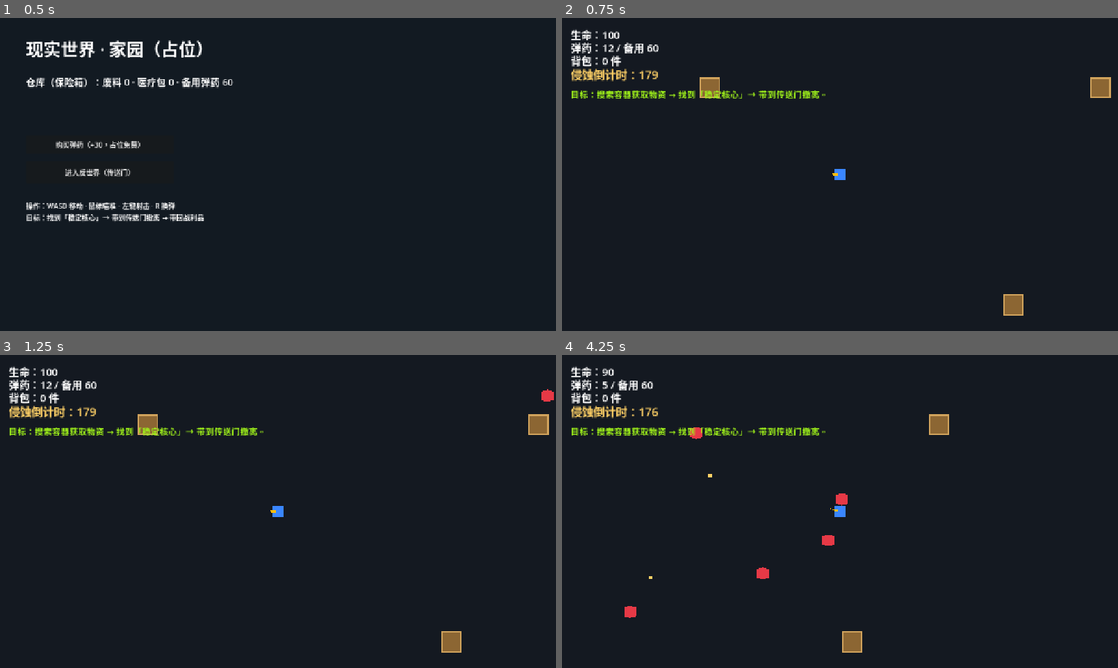
Above: before the commit, frames 1-4 (two rows, left to right).
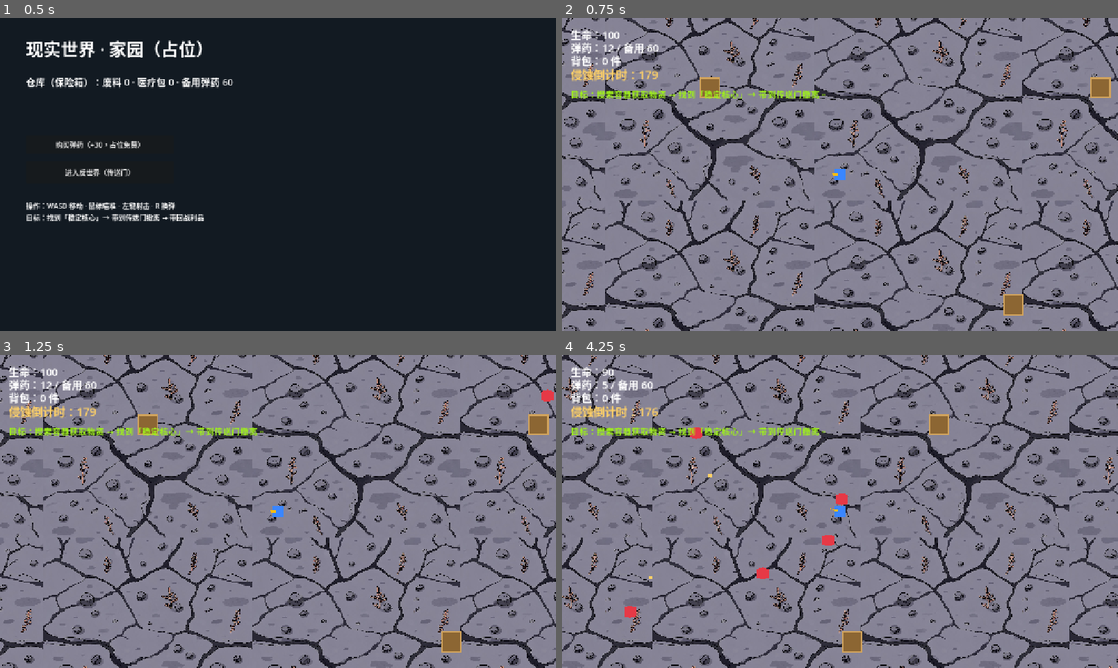
Above: after the commit, the same moments.

Repository: zjc-ccc/portal-gate
Game: Godot game, scene res://scenes/home.tscn
Same seed, same stepped clock (60 frames per second), same inputs: the game is played once before the commit and once after it.
Inputs (mouse positions are in pixels of both pictures, inside the frame that each line leads up to):
- Up to frame 1 (0.5 s): no input
- Up to frame 2 (0.75 s): click "进入反世界（传送门）" at 0.5 s
- Up to frame 3 (1.25 s): no input
- Up to frame 4 (4.25 s): tap Enter at 1.25 s; move the mouse to (962, 495) at 1.27 s; hold D 1.28-2 s; tap F at 1.35, 2.85 s; click (962, 495) at 1.42 s; drag from (728, 527) to (1023, 480) at 2.02 s; move the mouse to (895, 442) at 2.77 s; hold D 2.78-3.5 s; drag from (812, 574) to (673, 464) at 3.52 s

Frame 1 is identical in both runs. In frame 2, 91% of the frame differs, in the area x 0-100%, y 0-100%; in frame 3, 91%; in frame 4, 91%.

Commit message:
添加 AntiWorld 地面贴图素材，调整 extraction 逻辑

Diff:
--- a/scripts/extraction.gd
+++ b/scripts/extraction.gd
@@ -34,13 +34,13 @@
 	msg_label.text = "目标：搜索容器获取物资 → 找到「稳定核心」→ 带到传送门撤离。"
 
 
+const WORLD_HALF_W := 1500.0   # 地图半宽（世界单位）
+const WORLD_HALF_H := 900.0    # 地图半高
+const GROUND_TILE := 480.0     # 每块地面贴图显示尺寸
+
+
 func _build_world() -> void:
-	var bg := Polygon2D.new()
-	bg.polygon = PackedVector2Array([
-		Vector2(-1500, -900), Vector2(1500, -900), Vector2(1500, 900), Vector2(-1500, 900)])
-	bg.color = Color(0.08, 0.10, 0.13)
-	bg.z_index = -10
-	add_child(bg)
+	_build_ground()
 
 	player = Player.new()
 	player.position = Vector2.ZERO
@@ -54,6 +54,24 @@
 	artifact = ExtractItem.new()
 	artifact.position = Vector2(-700, -400)
 	add_child(artifact)
+
+
+func _build_ground() -> void:
+	# 用一张可平铺的地面贴图，铺满整张地图。简单、可复用，方便以后换素材。
+	var tex := load("res://assets/antiworld_ground_tile.jpg") as Texture2D
+	if tex == null:
+		return
+	var g := Sprite2D.new()
+	g.texture = tex
+	g.centered = false           # 从左上角开始铺
+	g.z_index = -10
+	g.texture_repeat = CanvasItem.TEXTURE_REPEAT_ENABLED
+	g.region_enabled = true
+	var s: float = GROUND_TILE / tex.get_width()   # 把贴图缩到指定世界尺寸
+	g.scale = Vector2(s, s)
+	g.position = Vector2(-WORLD_HALF_W, -WORLD_HALF_H)
+	g.region_rect = Rect2(0, 0, (WORLD_HALF_W * 2.0) / s, (WORLD_HALF_H * 2.0) / s)
+	add_child(g)
 
 
 func _spawn_enemies() -> void:
Binary file added: assets/antiworld_ground_tile.jpg
Not shown, added: assets/antiworld_ground_tile.jpg.import
Binary file added: assets/antiworld_street_ground.jpg
Not shown, added: assets/antiworld_street_ground.jpg.import
